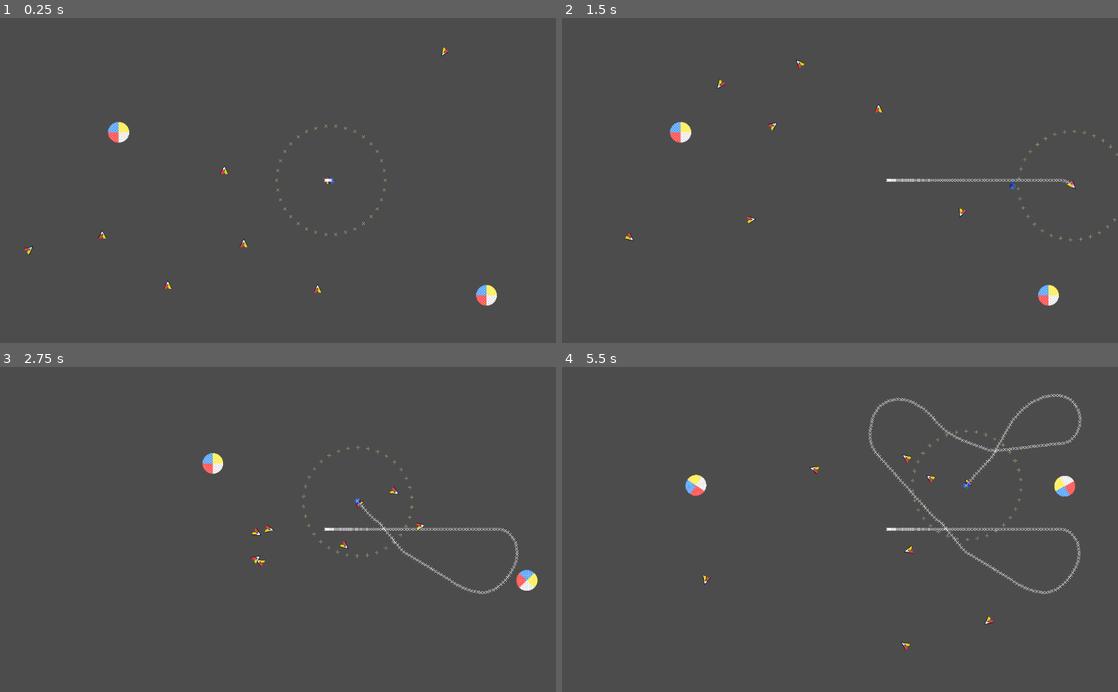
Above: before the commit, frames 1-4 (two rows, left to right).
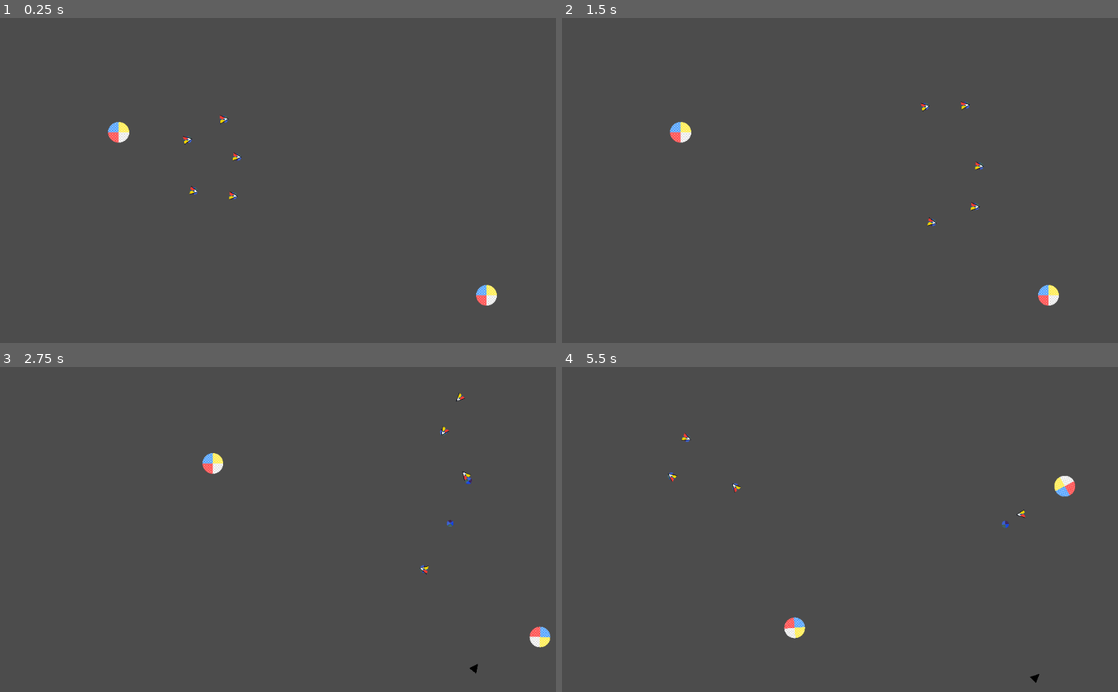
Above: after the commit, the same moments.

Repository: CluckeyMcCormick/fictional-guacamole
Game: Godot game, scene res://scenes/proto/BoidSpace.tscn
Two runs of this game, one before a commit and one after it. Both use one fixed random seed, a clock stepped at 60 frames per second and the inputs below.
Inputs:
- Up to frame 1 (0.25 s): no input
- Up to frame 2 (1.5 s): hold S (scroll_down) 0.53-1.28 s; tap A (scroll_left) at 1.35 s
- Up to frame 3 (2.75 s): hold D (scroll_right) from 2.03 s (still down)
- Up to frame 4 (5.5 s): release D (scroll_right) at 2.78 s; tap W (scroll_up) at 2.85 s; hold S (scroll_down) 3.53-4.28 s; tap P (debug_print) at 4.15 s; tap A (scroll_left) at 4.35 s; hold D (scroll_right) from 5.03 s (still down)

The runs differ from the first frame. In frame 1, 0.4% of the frame differs, in the area x 4-81%, y 8-85%; in frame 2, 0.6%; in frame 3, 1.3%; in frame 4, 1.8%, in the area x 19-94%, y 8-98%.

Commit message:
Separate boid behavior from boid type
I wanted to - eventually - have more than one sort of boid. Massive
boids, microboids, longboids, shortboids. My problem was that the
core boid code - the driving and avoidance - was tied to a specific
boid, the Microboid.

To implement different types of boid, I'd need to set-up the boid code
so it could readily be added into a scene. A plug-and-play behavior
generator.

Elements relating to drive-and-detect were split off from Boid_Micro
to form their own scene, Boid_Brain. And it's pretty easy to plug in -
just takes a couple of function calls.

The only element that wasn't so plug-and-play is the Boid's team. It
was easy to implement when all boids were the same scene, but now the
detection exists at a level below the boid. We'll need to come up with
some sort of configurable scheme...

Diff:
--- a/FicGuac/scenes/proto/BoidSpace.tscn
+++ b/FicGuac/scenes/proto/BoidSpace.tscn
@@ -1,7 +1,7 @@
 [gd_scene load_steps=8 format=2]
 
 [ext_resource path="res://scenes/proto/BoidSpace.gd" type="Script" id=1]
-[ext_resource path="res://scenes/proto/Boid_Micro.tscn" type="PackedScene" id=2]
+[ext_resource path="res://scenes/proto/boid/Boid_Micro.tscn" type="PackedScene" id=2]
 [ext_resource path="res://scenes/proto/BounceBall.tscn" type="PackedScene" id=3]
 
 [sub_resource type="RectangleShape2D" id=1]
@@ -20,38 +20,19 @@
 script = ExtResource( 1 )
 
 [node name="Boid_Micro" parent="." instance=ExtResource( 2 )]
-position = Vector2( 600, 300 )
-show_cast_points = true
-show_boid_path = true
-show_guide_vector = true
+position = Vector2( 428.16, 256.323 )
 
 [node name="Boid_Micro2" parent="." instance=ExtResource( 2 )]
-position = Vector2( 822.584, 58.9314 )
-rotation = -3.49066
+position = Vector2( 337.946, 226.252 )
 
 [node name="Boid_Micro3" parent="." instance=ExtResource( 2 )]
-position = Vector2( 308.789, 501.943 )
-rotation = -1.58825
+position = Vector2( 421, 327.922 )
 
 [node name="Boid_Micro4" parent="." instance=ExtResource( 2 )]
-position = Vector2( 449.122, 424.617 )
-rotation = -1.58825
+position = Vector2( 349.401, 317.898 )
 
 [node name="Boid_Micro5" parent="." instance=ExtResource( 2 )]
-position = Vector2( 188.503, 408.865 )
-rotation = -1.58825
-
-[node name="Boid_Micro6" parent="." instance=ExtResource( 2 )]
-position = Vector2( 585.16, 509.103 )
-rotation = -1.58825
-
-[node name="Boid_Micro7" parent="." instance=ExtResource( 2 )]
-position = Vector2( 51.0337, 431.776 )
-rotation = -1.58825
-
-[node name="Boid_Micro8" parent="." instance=ExtResource( 2 )]
-position = Vector2( 413.323, 290.011 )
-rotation = -1.58825
+position = Vector2( 403.817, 187.589 )
 
 [node name="CollideBox" type="StaticBody2D" parent="."]
 editor/display_folded = true
--- a/FicGuac/scenes/proto/Boid_Micro.gd
+++ b/FicGuac/scenes/proto/boid/Boid_Brain.gd
@@ -1,14 +1,14 @@
-extends RigidBody2D
+extends Node2D
 
 # To scan for danger, we'll raycast in front of our boid. But how big is our
 # raycast?
-const RAYCAST_MAGNITUDE = 100
+export(int) var RAYCAST_MAGNITUDE = 100
 # How many points we want to cast, including the central/forward ray. Points are
 # measured in a plus-STEP minus-STEP pattern. Ideally, an odd number
-const RAYCAST_STEPS_COUNT = 35#19
+export(int) var RAYCAST_STEPS_COUNT = 35 #19
 # When we raycast, we cast the points in front of the boid using the unit
 # circle. We start in "front" of the Boid, and cast extra points using this step
-const RAYCAST_STEP = (2 * PI) / (RAYCAST_STEPS_COUNT - 1)
+var RAYCAST_STEP = (2 * PI) / (RAYCAST_STEPS_COUNT - 1)
 
 # Packed scene, used for debug and collision marking. Has convenience routines
 # for setting colors and removing itself.
@@ -36,14 +36,14 @@
 # the boid currently moving?
 var _drive_speed
 # Our minimum and maximum speed - we will default to minimum speed
-const DRIVE_SPEED_MIN = 5
-const DRIVE_SPEED_MAX = 350
+export(int) var DRIVE_SPEED_MIN = 5
+export(int) var  DRIVE_SPEED_MAX = 350
 
 # The rate-of-change for _drive_speed; we'll modulate this to either make the
 # boid speed up or slow down.
 var _drive_accelerate
 # What's our default acceleration?
-const DRIVE_DEFAULT_ACCEL = 350
+export(int) var DRIVE_DEFAULT_ACCEL = 350
 # We set the acceleration like so: we take DRIVE_DEFAULT_ACCEL and we multiply
 # it by a percentage. That percentage is derived from our "angle_to" the ideal
 # heading divided by this value, all subtracted from one.
@@ -58,13 +58,11 @@
 
 # When we need to turn, we'll set the angular velocity to (at most) this value
 # Anywhere from 12 to 15... units seems to work pretty well
-const DRIVE_ROTATIONAL = 12
+export(int) var DRIVE_ROTATIONAL = 12
 
 # Are we dead? Did we die?
 var _dead = false
 
-# What team are we on?
-var boid_team = "Best Boids"
 # The container for bodies we are currently tracking as our "flock"
 var flock_members = {}
 
@@ -113,62 +111,70 @@
         guide_vector_sprite.modulate = Color.royalblue
         guide_vector_sprite.scale = Vector2(1, 1) * 0.05
 
-func _input(event):
-    if event.is_action_pressed("debug_print"):
-        print(rotation)
-        print(rotation_degrees)
-
-# Kills the boid, playing the animation and doing any other necessary actions
-func die():
-    # We're dead. We died.
-    _dead = true
-
-    # Change our collision layer. Now that we're dead, we're no longer a boid -
-    # we are merely an obstacle
-    set_collision_layer_bit(1, false)
-    set_collision_layer_bit(0, true)
-
-    if show_guide_vector:
-        guide_vector_sprite.visible = false
-
-    # Set our layers up so that we're an obstacle
-    # Make ourselves explode
-    $Explosion.visible = true
-    $Explosion/ExplosionTimer.start()
-    $Explosion/ExplosionPlayer.play("explode")
+# Sets certain variables relating to the boids team - mostly collision and mask
+# nonsense
+func change_team(team):
+    # Process depending on team
+    match team:
+        # If null, the boid has been rendered as an obstacle
+        null:
+            owner.set_collision_layer_bit(1, false)
+            owner.set_collision_layer_bit(0, true)
+            owner.set_collision_mask_bit(1, false)
+            owner.set_collision_mask_bit(1, true)
+            if show_guide_vector:
+                guide_vector_sprite.visible = false
+        # By default, assert status as a regular boid
+        _:
+            owner.set_collision_layer_bit(1, true)
+            owner.set_collision_layer_bit(0, false)
+            owner.set_collision_mask_bit(1, true)
+            owner.set_collision_mask_bit(1, false)
+            if show_guide_vector:
+                guide_vector_sprite.visible = true
+
 #
 # !--> Driving Functions
 #
-func _integrate_forces(body_state):
-    # Skip if dead
-    if _dead:
-        return
-
+func boid_physics_process(delta):
+    # Set the new drive speed, then clamp the result
+    _drive_speed = _drive_speed + (_drive_accelerate * delta)
+    _drive_speed = clamp( _drive_speed, DRIVE_SPEED_MIN, DRIVE_SPEED_MAX)
+
+func boid_integrate_forces(body_state):
     var guide_vector = Vector2(RAYCAST_MAGNITUDE, 0)
     guide_vector = calculate_avoidance_vector(body_state)
 
     # If we're showing a threat vector, set the position to the threat sum
     if show_guide_vector:
-        guide_vector_sprite.global_position = global_position + guide_vector
+        guide_vector_sprite.global_position = owner.global_position + guide_vector
 
     # So now we have a summed-up threat vector that's telling us which way to
     # go. Let's find out how much we have to turn - that will inform our
     # decision making
-    var turn_angle = self.get_angle_to(global_position + guide_vector)
+    var turn_angle = self.get_angle_to(owner.global_position + guide_vector)
     # We need to scale our torque (rotational force) so that we don't radically
     # overshoot the angle we need to turn to. Our angle should either be between
     # 0 & -PI or 0 & PI. Either way, we'll never have to go longer than an arc
     # length of PI - so set the turn force as a percentage of PI
-    set_angular_velocity( DRIVE_ROTATIONAL * (turn_angle / PI) )
-
+    var angular_velo = DRIVE_ROTATIONAL * (turn_angle / PI)
+
+    # Our velocity is determined by our drive speed, which is calculated in
+    # boid_physics_process
+    var linear_velo = Vector2(_drive_speed, 0).rotated(owner.rotation)
+
+    # Calculate the acceleration as a percentage of PI
     _drive_accelerate = DRIVE_DEFAULT_ACCEL
     _drive_accelerate *= 1 - ( abs(turn_angle) / PI )
-    set_linear_velocity( Vector2(_drive_speed, 0).rotated(rotation) )
 
     if show_boid_path:
         var debug_node = X_SPRITE_SCENE.instance() # Create a new sprite!
         debug_node.position = position
-        owner.add_child(debug_node) # Add it as a child of the parent node
+        owner.owner.add_child(debug_node) # Add it as a child of the parent node's parent
+
+    # Return the linear velocity and angular velocity as a sort of pseudo-tuple.
+    # Whoever owns this brain can do whatever they want with this information
+    return [linear_velo, angular_velo]
 
 func calculate_avoidance_vector(body_state):
     var space_state = body_state.get_space_state()
@@ -177,11 +183,11 @@
 
     for i in range(RAYCAST_STEPS_COUNT):
         # Calculate our current angle
-        var curr_angle = self.rotation + (ray_step * RAYCAST_STEP)
+        var curr_angle = owner.rotation + (ray_step * RAYCAST_STEP)
 
         # Calculate the raycasted/shifted point
         var casted_pos = Vector2(RAYCAST_MAGNITUDE, 0).rotated(curr_angle)
-        casted_pos += global_position
+        casted_pos += owner.global_position
 
         # We do want to exclude some items - starting with our flock
         var excludes = flock_members.values()
@@ -189,10 +195,10 @@
         if not excludes:
             excludes = []
         # We obviously want to exclude ourselves
-        excludes.append(self)
+        excludes.append(owner)
 
         # Get the result of our collision raycast
-        var result = space_state.intersect_ray(global_position, casted_pos, excludes)
+        var result = space_state.intersect_ray(owner.global_position, casted_pos, excludes)
 
         # Render our collision, depending on whether we've enabled the debug or not
         match show_cast_result:
@@ -207,7 +213,7 @@
                     debug_node.position = result.position
                 else:
                     debug_node.position = casted_pos
-                owner.add_child(debug_node) # Add it as a child of this node.
+                owner.owner.add_child(debug_node) # Add it as a child of this node.
                 # Color the collision appropriately
                 if result:
                     debug_node.set_color(X_SPRITE_SCRIPT.X_CLASSES.COLLIDE)
@@ -221,7 +227,7 @@
             # We want to know which direction to go - in theory, we should just
             # go opposite of the collision. So, let's first convert the position
             # into a vector originating from the boid
-            var new_threat_vec = result.position - global_position
+            var new_threat_vec = result.position - owner.global_position
             # We want to scale the threat vector, such that threat vectors are
             # given more weight the closer they get to the boid - so scale the
             # vector by the inverse percentage
@@ -241,39 +247,20 @@
     return threat_sum
 
 func calculate_alignment_vector(body_state):
-
-    var alignment_sum = Vector2(0, 0)
-
+    pass
 
 func calculate_cohesion_vector(body_state):
     pass
 
-func _physics_process(delta):
-    # Skip if dead
-    if _dead:
-        return
-
-    # Set the new drive speed, then clamp the result
-    _drive_speed = _drive_speed + (_drive_accelerate * delta)
-    _drive_speed = clamp( _drive_speed, DRIVE_SPEED_MIN, DRIVE_SPEED_MAX)
-
 #
 # !--> Singal Functions
 #
-
-# An area has entered our detection area
-# This might be an attack guide of some sort
-
-# An area has exited our detection area
-# This might be an attack guide of some sort
 
 # A physical body has entered our flock detection zone
 # That means it was on the boid layer...
 func _on_DangerFlock_body_entered(body):
-    # Get the other body's boid_team
-    var other_boid_team = body.get("boid_team")
-    # If the boid team doesn't match ours, we're done here
-    if other_boid_team != boid_team:
+    # If the other body's boid team doesn't match ours, we're done here
+    if not owner.team_match(body):
         return
     # Stuff it in the dict
     flock_members[body.name] = body
@@ -283,28 +270,3 @@
 func _on_DangerFlock_body_exited(body):
     # Remove the body, if applicable
     flock_members.erase(body.name)
-
-# Called when the explosion animation has finished; that means it's time to
-# remove this boid.
-func _on_ExplosionPlayer_animation_finished(anim_name):
-    $Explosion.visible = false
-
-# Called when the ExplosionTimer times out; this has been purposefully
-# calibrated to occur when the Skin sprite is obscured so we can toggle
-# visibility
-func _on_ExplosionTimer_timeout():
-    # $Skin.visible = false
-    $Skin.modulate = Color(0, 0, 0)
-
-# Called when colliding with another body - be it static, rigid, or kinematic
-func _on_Boid_Micro_body_entered(body):
-    # If we died, we don't want to do anything
-    if _dead:
-        return
-    # Get the other body's boid_team
-    var other_boid_team = body.get("boid_team")
-    # If it matches ours, then we're done. We ignore same-team collisions
-    if other_boid_team == boid_team:
-        return
-    # Otherwise - DIE!
-    self.die()
--- /dev/null
+++ b/FicGuac/scenes/proto/boid/Boid_Brain.tscn
@@ -0,0 +1,18 @@
+[gd_scene load_steps=3 format=2]
+
+[ext_resource path="res://scenes/proto/boid/Boid_Brain.gd" type="Script" id=1]
+
+[sub_resource type="CircleShape2D" id=1]
+radius = 100.0
+
+[node name="Boid_Brain" type="Node2D"]
+script = ExtResource( 1 )
+
+[node name="DangerFlock" type="Area2D" parent="."]
+collision_layer = 0
+collision_mask = 2
+
+[node name="DangerDetect" type="CollisionShape2D" parent="DangerFlock"]
+shape = SubResource( 1 )
+[connection signal="body_entered" from="DangerFlock" to="." method="_on_DangerFlock_body_entered"]
+[connection signal="body_exited" from="DangerFlock" to="." method="_on_DangerFlock_body_exited"]
--- /dev/null
+++ b/FicGuac/scenes/proto/boid/Boid_Micro.gd
@@ -0,0 +1,88 @@
+extends RigidBody2D
+
+# Are we dead? Did we die?
+var _dead = false
+
+# What team are we on?
+var boid_team = "Best Boids"
+
+#
+# !--> Ready, Process, and Miscellaneous Functions
+#
+
+# Called when the node enters the scene tree for the first time.
+func _ready():
+    # Assert the team
+    $Boid_Brain.change_team(boid_team)
+
+func _input(event):
+    if event.is_action_pressed("debug_print"):
+        print(rotation)
+        print(rotation_degrees)
+
+# Kills the boid, playing the animation and doing any other necessary actions
+func die():
+    # We're dead. We died.
+    _dead = true
+
+    # Change the team to none. Because we died.
+    $Boid_Brain.change_team(null)
+    boid_team = null
+
+    # Set our layers up so that we're an obstacle
+    # Make ourselves explode
+    $Explosion.visible = true
+    $Explosion/ExplosionTimer.start()
+    $Explosion/ExplosionPlayer.play("explode")
+
+# Checks the team of another node; returns true if there's a match
+func team_match(other_node):
+    return other_node.get("boid_team") == boid_team
+
+#
+# !--> Driving Functions
+#
+func _integrate_forces(body_state):
+    # Skip if dead
+    if _dead:
+        return
+    # Get the result of integrating forces on the BoidBrain
+    var integrate_array = $Boid_Brain.boid_integrate_forces(body_state)
+    # Set the linear velocity
+    self.set_linear_velocity(integrate_array[0])
+    # Set the angular velocity
+    self.set_angular_velocity(integrate_array[1])
+
+func _physics_process(delta):
+    # Skip if dead
+    if _dead:
+        return
+    # Perform any necessary processing for our boid. Doesn't return anything
+    $Boid_Brain.boid_physics_process(delta)
+
+#
+# !--> Singal Functions
+#
+
+# Called when the explosion animation has finished; that means it's time to
+# remove this boid.
+func _on_ExplosionPlayer_animation_finished(anim_name):
+    $Explosion.visible = false
+
+# Called when the ExplosionTimer times out; this has been purposefully
+# calibrated to occur when the Skin sprite is obscured so we can toggle
+# visibility
+func _on_ExplosionTimer_timeout():
+    # $Skin.visible = false
+    $Skin.modulate = Color(0, 0, 0)
+
+# Called when colliding with another body - be it static, rigid, or kinematic
+func _on_Boid_Micro_body_entered(body):
+    # If we died, we don't want to do anything
+    if _dead:
+        return
+    # If it matches ours, then we're done. We ignore same-team collisions
+    if self.team_match(body):
+        return
+    # Otherwise - DIE!
+    self.die()
--- a/FicGuac/scenes/proto/Boid_Micro.tscn
+++ b/FicGuac/scenes/proto/boid/Boid_Micro.tscn
@@ -1,25 +1,18 @@
 [gd_scene load_steps=10 format=2]
 
-[ext_resource path="res://scenes/proto/Boid_Micro.gd" type="Script" id=1]
-[ext_resource path="res://assets/proto/boid02.png" type="Texture" id=2]
-[ext_resource path="res://assets/proto/boid04.png" type="Texture" id=3]
+[ext_resource path="res://scenes/proto/boid/Boid_Micro.gd" type="Script" id=1]
+[ext_resource path="res://scenes/proto/boid/Boid_Brain.tscn" type="PackedScene" id=2]
+[ext_resource path="res://assets/proto/boid03.png" type="Texture" id=3]
 [ext_resource path="res://assets/proto/boid01.png" type="Texture" id=4]
-[ext_resource path="res://assets/proto/boid03.png" type="Texture" id=5]
-[ext_resource path="res://assets/explosionBig.png" type="Texture" id=6]
-
-[sub_resource type="CircleShape2D" id=4]
-radius = 100.0
+[ext_resource path="res://assets/proto/boid02.png" type="Texture" id=5]
+[ext_resource path="res://assets/proto/boid04.png" type="Texture" id=6]
+[ext_resource path="res://assets/explosionBig.png" type="Texture" id=7]
 
 [sub_resource type="SpriteFrames" id=1]
 animations = [ {
-"frames": [ ExtResource( 2 ) ],
-"loop": true,
-"name": "boid02",
-"speed": 5.0
-}, {
 "frames": [ ExtResource( 3 ) ],
 "loop": true,
-"name": "boid04",
+"name": "boid03",
 "speed": 5.0
 }, {
 "frames": [ ExtResource( 4 ) ],
@@ -29,11 +22,16 @@
 }, {
 "frames": [ ExtResource( 5 ) ],
 "loop": true,
-"name": "boid03",
+"name": "boid02",
+"speed": 5.0
+}, {
+"frames": [ ExtResource( 6 ) ],
+"loop": true,
+"name": "boid04",
 "speed": 5.0
 } ]
 
-[sub_resource type="Animation" id=3]
+[sub_resource type="Animation" id=2]
 resource_name = "explode"
 length = 0.3
 step = 0.01
@@ -58,12 +56,8 @@
 linear_damp = 0.5
 script = ExtResource( 1 )
 
-[node name="DangerFlock" type="Area2D" parent="."]
-collision_layer = 0
-collision_mask = 2
-
-[node name="DangerDetect" type="CollisionShape2D" parent="DangerFlock"]
-shape = SubResource( 4 )
+[node name="Boid_Brain" parent="." instance=ExtResource( 2 )]
+show_guide_vector = true
 
 [node name="Skin" type="AnimatedSprite" parent="."]
 rotation = 1.5708
@@ -81,18 +75,15 @@
 visible = false
 position = Vector2( -0.902327, -1.6228 )
 scale = Vector2( 0.5, 0.5 )
-texture = ExtResource( 6 )
+texture = ExtResource( 7 )
 hframes = 9
 frame = 2
 
 [node name="ExplosionPlayer" type="AnimationPlayer" parent="Explosion"]
-anims/explode = SubResource( 3 )
+anims/explode = SubResource( 2 )
 
 [node name="ExplosionTimer" type="Timer" parent="Explosion"]
 wait_time = 0.08
 [connection signal="body_entered" from="." to="." method="_on_Boid_Micro_body_entered"]
-[connection signal="body_shape_entered" from="." to="." method="_on_Boid_Micro_body_shape_entered"]
-[connection signal="body_entered" from="DangerFlock" to="." method="_on_DangerFlock_body_entered"]
-[connection signal="body_exited" from="DangerFlock" to="." method="_on_DangerFlock_body_exited"]
 [connection signal="animation_finished" from="Explosion/ExplosionPlayer" to="." method="_on_ExplosionPlayer_animation_finished"]
 [connection signal="timeout" from="Explosion/ExplosionTimer" to="." method="_on_ExplosionTimer_timeout"]
